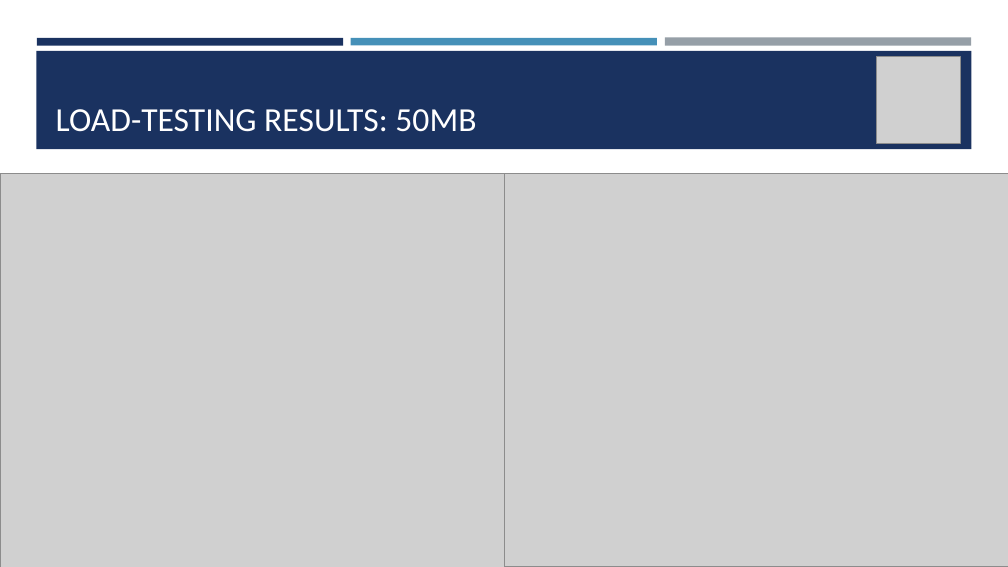
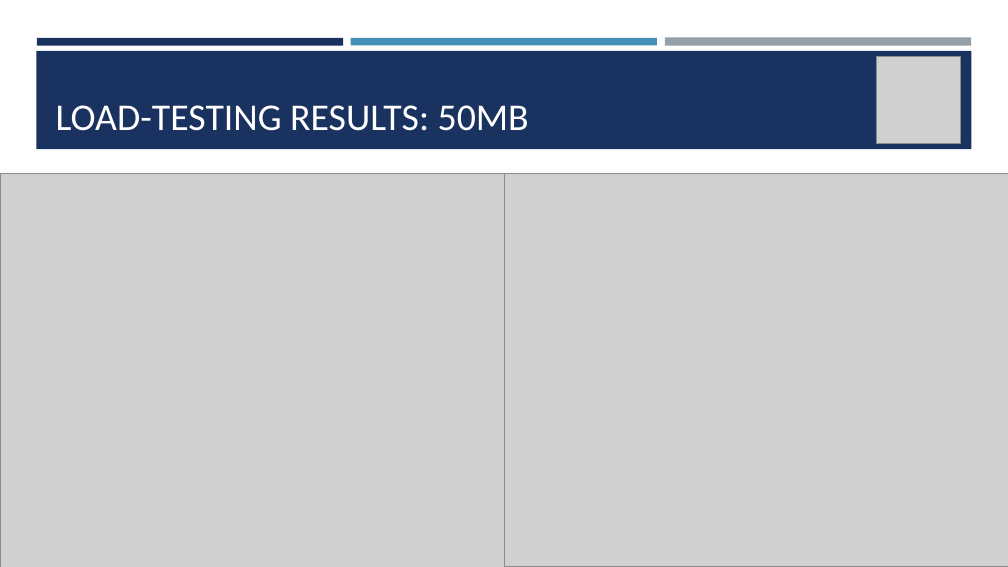
Before and after one commit to Omega97/CloudProject, a slide deck: slide 7 of report & slides/OCUSMAFAIT_presentation_Cloud.pptx. Drawn at 1008x567 pixels with LibreOffice and Linux fonts; fonts in the diff are those of the drawing; grey boxes stand for pictures. Boxes give left, top, right and bottom in pixels: in the first picture for what was removed or moved away, otherwise in the second. Text is boxed around its words. In the diff, an @@ line names an element or a change of style, - is before the commit and + after.

```diff
--- a/report & slides/OCUSMAFAIT_presentation_Cloud.pptx
+++ b/report & slides/OCUSMAFAIT_presentation_Cloud.pptx
@@ title "LOAD-TESTING RESULTS: 50MB" at [56, 105, 529, 131]: size 32 to 36 pt @@
```
Also in this commit, not shown: 5 other slides changed, 1 other file.
